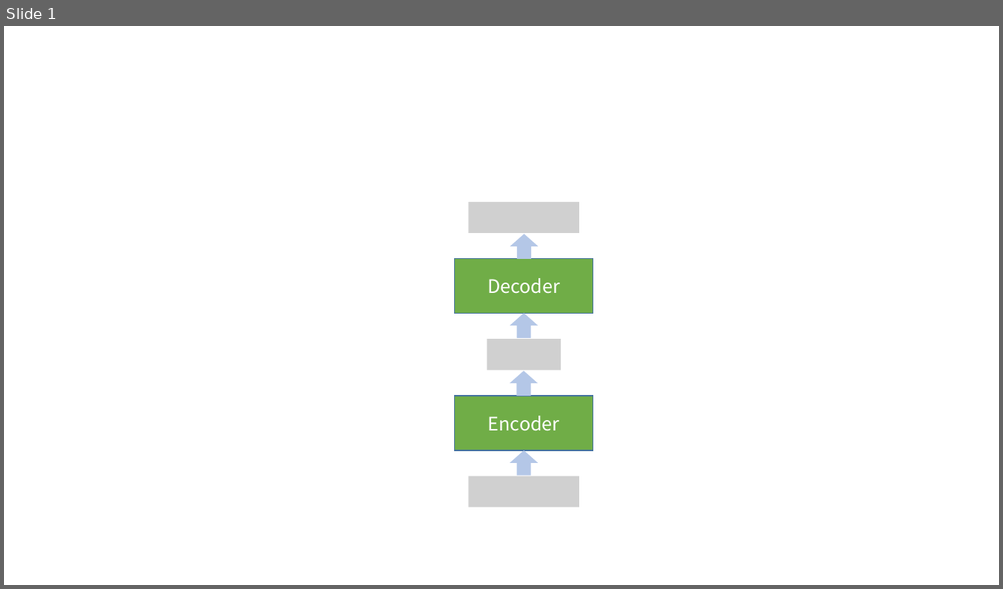
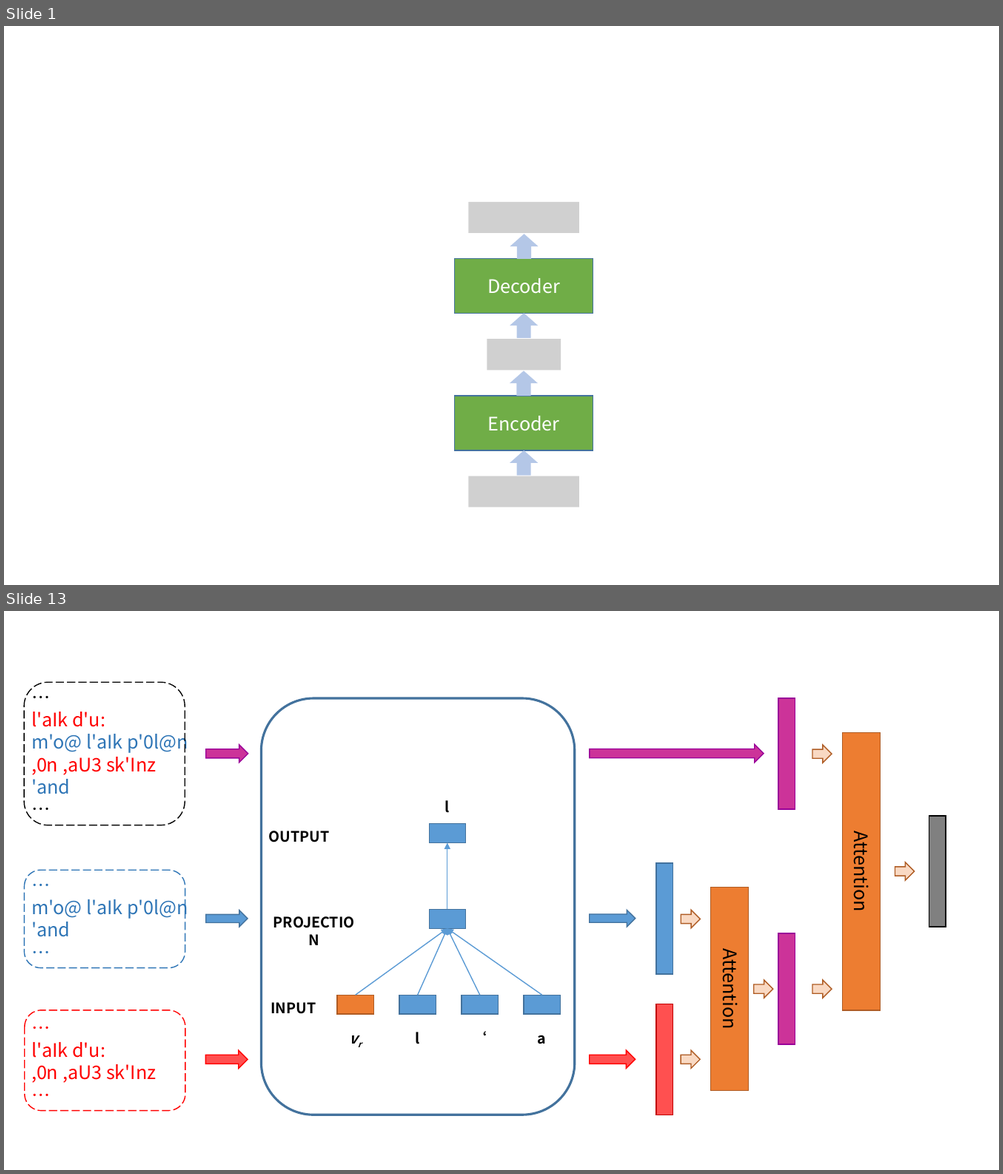
Before and after one commit to NKwhz/grad_project, a slide deck: 图们.pptx. Shown one above the other, each under a label of ours: slide 1 before the commit, slides 1 and 13 after it; the slides between them are not shown. The pictures are 1003x589 and 1003x1174 pixels, drawn with LibreOffice and Linux fonts; fonts in the diff are those of the drawing; grey boxes stand for pictures. Boxes give left, top, right and bottom in pixels: in the first picture for what was removed or moved away, otherwise in the second. Text is boxed around its words. In the diff, an @@ line names an element or a change of style, - is before the commit and + after.

```diff
--- a/图们.pptx
+++ b/图们.pptx
@@ slide 13 added at <box>4,611,999,1170</box>, background #FFFFFF @@
@@ group added at <box>24,683,945,1116</box>: 13 texts, 13 rectangles, 12 right arrows, 5 arrows, 4 rounded rectangles @@
+…
+l'aIk d'u:
+m'o@ l'aIk p'0l@n
+,0n ,aU3 sk'Inz
+'and
+…
+vr
+l
+‘
+a
+l
+OUTPUT
+PROJECTION
+INPUT
+…
+l'aIk d'u:
+,0n ,aU3 sk'Inz
+…
+…
+m'o@ l'aIk p'0l@n
+'and
+…
+Attention
+Attention
```
Also in this commit, not shown: 11 other slides added, 40 other files.
